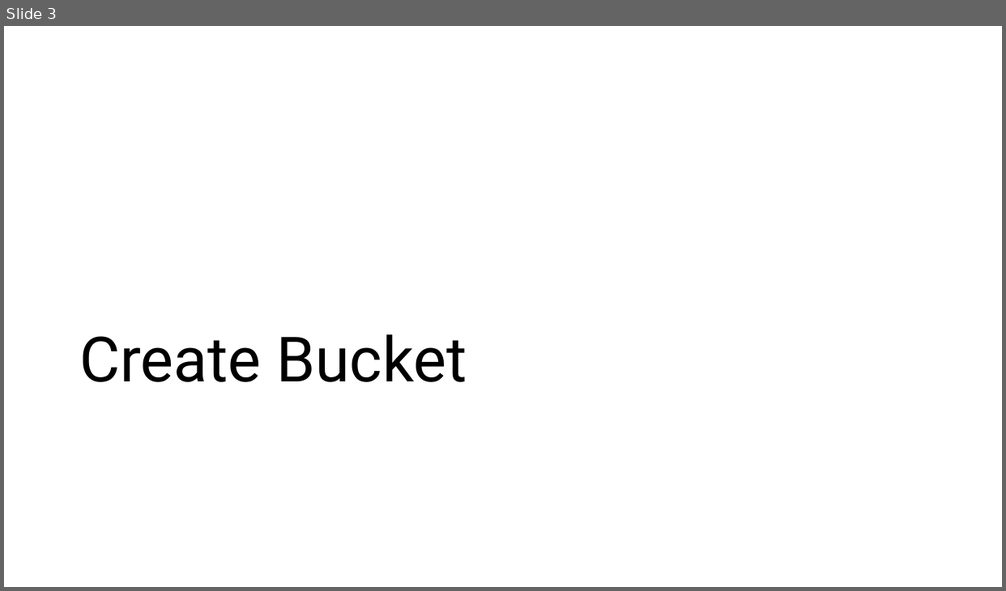
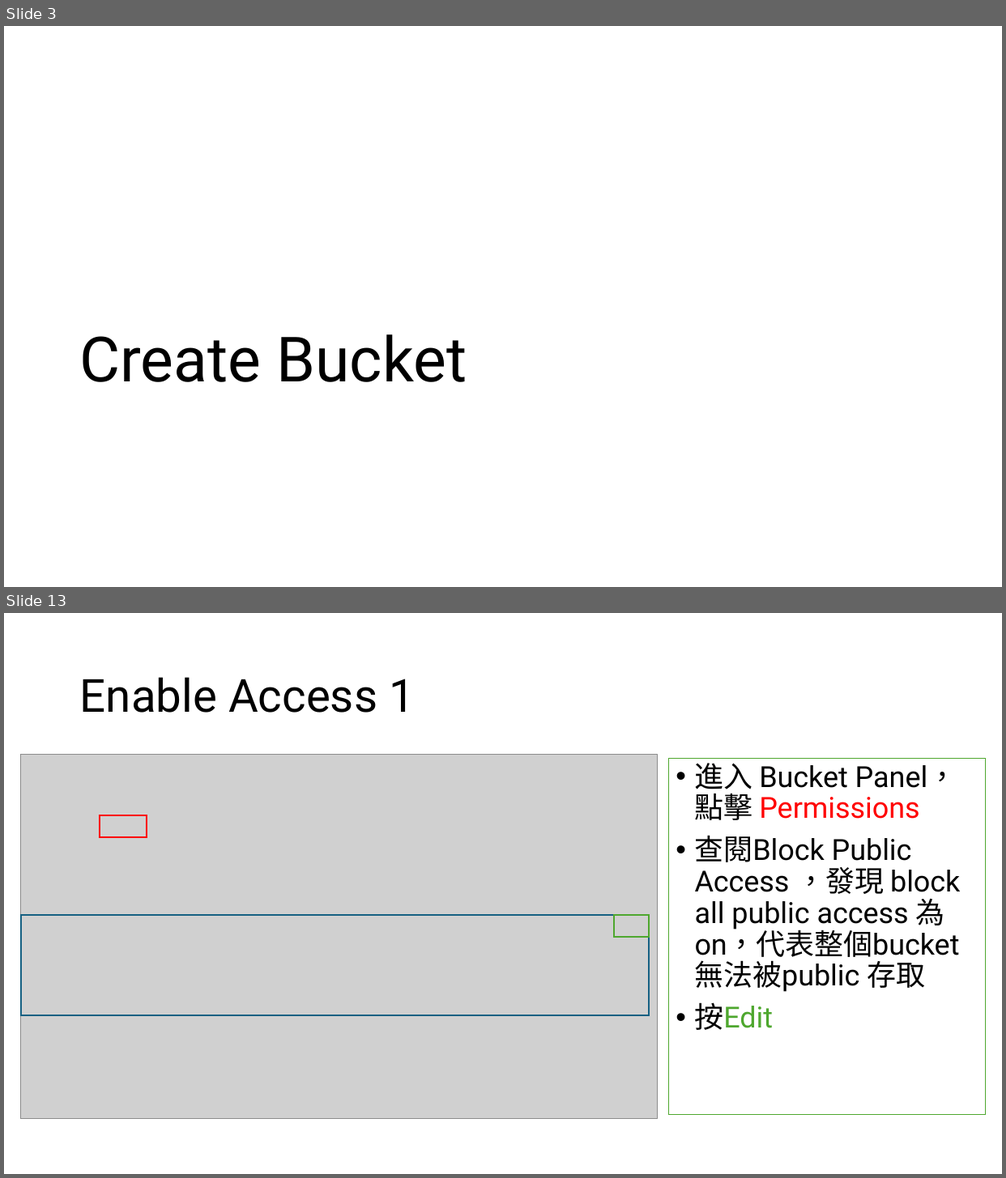
Before and after one commit to ariel055132/Notes, a slide deck: AWS/source/S3/S3BucketsObjects.pptx. Shown one above the other, each under a label of ours: slide 3 before the commit, slides 3 and 13 after it; the slides between them are not shown. The pictures are 1006x591 and 1006x1178 pixels, drawn with LibreOffice and Linux fonts; fonts in the diff are those of the drawing; grey boxes stand for pictures. Boxes give left, top, right and bottom in pixels: in the first picture for what was removed or moved away, otherwise in the second. Text is boxed around its words. In the diff, an @@ line names an element or a change of style, - is before the commit and + after.

Commit message:
finish working with s3 buckets and objects basics

```diff
--- a/AWS/source/S3/S3BucketsObjects.pptx
+++ b/AWS/source/S3/S3BucketsObjects.pptx
@@ slide 13 added at <box>4,613,1002,1174</box>, background #FFFFFF @@
@@ title added at <box>80,677,415,713</box>, 44 pt, text #000000 @@
+Enable Access 1
@@ picture added at <box>21,755,658,1119</box> @@
@@ text added at <box>669,758,986,1114</box>, outline #4EA72E 0.75 pt, 28 pt, text #000000 @@
+• 進入 Bucket Panel，點擊 Permissions
+• 查閱Block Public Access ，發現 block all public access 為on，代表整個bucket無法被public 存取
+• 按Edit
@@ rectangle added at <box>100,815,147,837</box>, outline #FF0000 1.5 pt @@
@@ rectangle added at <box>21,914,650,1016</box>, outline #156082 1.5 pt @@
@@ rectangle added at <box>614,914,650,936</box>, outline #4EA72E 1.5 pt @@
```
Also in this commit, not shown: 3 slides changed, 11 other slides added.
